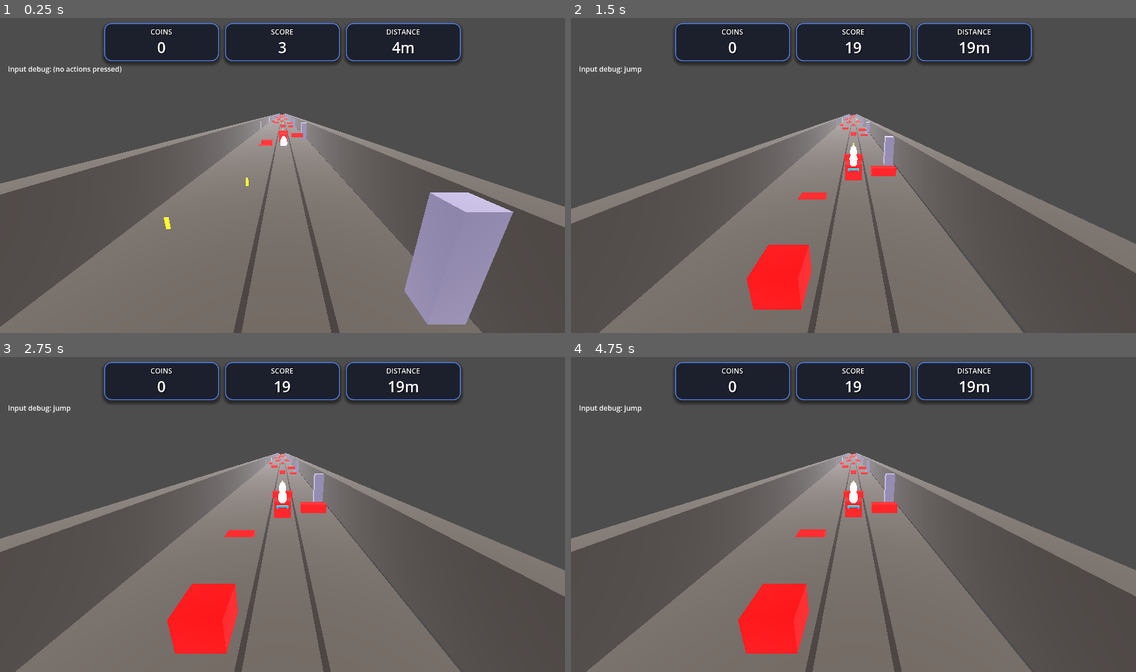
Above: before the commit, frames 1-4 (two rows, left to right).
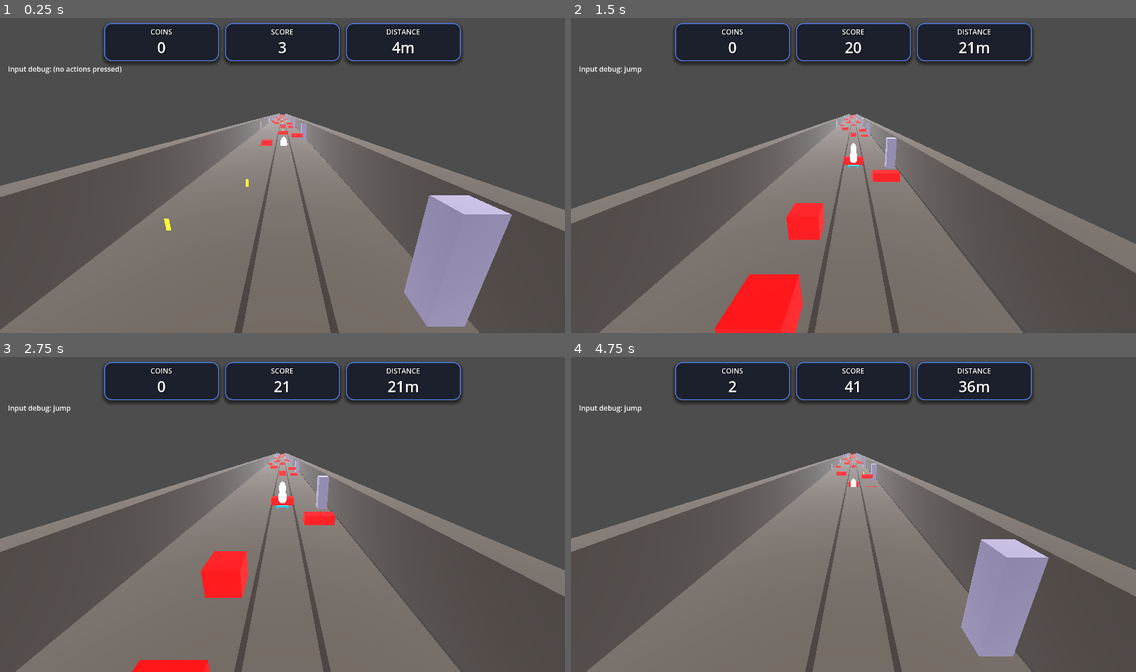
Above: after the commit, the same moments.

Repository: AlexXaya/SkateKnight
Game: Godot game, scene res://scenes/main.tscn
The game is run twice, just before and just after one commit, with the same random seed, the same clock (stepped at 60 frames per second) and the same inputs.
Inputs:
- Up to frame 1 (0.25 s): no input
- Up to frame 2 (1.5 s): hold Up from 0.53 s (still down); tap Shift (boost) at 0.6 s; tap W (jump) at 0.77 s; tap S (slide) at 1.35 s
- Up to frame 3 (2.75 s): keep holding Up; tap W (jump) at 1.52 s; tap Space at 2.1 s
- Up to frame 4 (4.75 s): keep holding Up; tap Enter at 2.75 s; tap Shift (boost) at 2.85 s; tap W (jump) at 3.02, 3.77, 4.52 s; tap Space at 3.5, 4.35 s; tap S (slide) at 3.6 s

The runs differ from the first frame. In frame 1, 1.8% of the frame differs, in the area x 0-100%, y 30-100%; in frame 2, 3.7%; in frame 3, 4.4%; in frame 4, 7.5%, in the area x 4-100%, y 7-100%.

Commit message:
Clean up chunk visuals and player alignment.
Co-authored-by: Cursor <cursoragent@cursor.com>

Diff:
--- a/scenes/main.tscn
+++ b/scenes/main.tscn
@@ -10,7 +10,6 @@
 [ext_resource type="Script" path="res://scripts/input_setup.gd" id="9_inputsetup"]
 [ext_resource type="Script" path="res://scripts/pause_menu.gd" id="10_pausemenu"]
 [ext_resource type="PackedScene" path="res://scenes/player/player.tscn" id="8_3p0h1"]
-[ext_resource type="Material" path="res://materials/obstacle_red.tres" id="10_obred"]
 
 [sub_resource type="ShaderMaterial" id="ShaderMaterial_6c6b8"]
 shader = ExtResource("6_2h3to")
@@ -20,12 +19,6 @@
 shader_parameter/shade_softness = 0.07
 shader_parameter/rim_strength = 0.45
 shader_parameter/rim_power = 3.0
-
-[sub_resource type="BoxShape3D" id="BoxShape3D_cub"]
-size = Vector3(1.25, 1.25, 1.25)
-
-[sub_resource type="BoxMesh" id="BoxMesh_cub"]
-size = Vector3(1.25, 1.25, 1.25)
 
 [sub_resource type="StyleBoxFlat" id="StyleBoxFlat_stats"]
 bg_color = Color(0.1, 0.12, 0.18, 0.85)
@@ -58,20 +51,8 @@
 [node name="InputSetup" type="Node" parent="."]
 script = ExtResource("9_inputsetup")
 
-[node name="Cub" type="StaticBody3D" parent="."]
-transform = Transform3D(1, 0, 0, 0, 1, 0, 0, 0, 1, -1, 1.125, 20)
-collision_layer = 1
-collision_mask = 1
-
-[node name="CollisionShape3D" type="CollisionShape3D" parent="Cub"]
-shape = SubResource("BoxShape3D_cub")
-
-[node name="MeshInstance3D" type="MeshInstance3D" parent="Cub"]
-mesh = SubResource("BoxMesh_cub")
-surface_material_override/0 = ExtResource("10_obred")
-
 [node name="Player" parent="." instance=ExtResource("8_3p0h1")]
-transform = Transform3D(1, 0, 0, 0, 1, 0, 0, 0, 1, 0, 1.1, 0)
+transform = Transform3D(1, 0, 0, 0, 1, 0, 0, 0, 1, 0, 1.55, 0)
 invert_lane_controls = true
 process_mode = 1
 
--- a/scenes/track/chunk_straight.tscn
+++ b/scenes/track/chunk_straight.tscn
@@ -171,7 +171,7 @@
 [node name="Obstacles" type="Node3D" parent="."]
 
 [node name="RubbleLow" type="StaticBody3D" parent="Obstacles"]
-transform = Transform3D(1, 0, 0, 0, 1, 0, 0, 0, 1, 3, 0.65, 10)
+transform = Transform3D(1, 0, 0, 0, 1, 0, 0, 0, 1, 3, 1.02, 10)
 
 [node name="CollisionShape3D" type="CollisionShape3D" parent="Obstacles/RubbleLow"]
 shape = SubResource("BoxShape3D_low_obstacle")
@@ -193,7 +193,7 @@
 surface_material_override/0 = ExtResource("3_obred")
 
 [node name="RubbleLow_Lane2" type="StaticBody3D" parent="Obstacles"]
-transform = Transform3D(1, 0, 0, 0, 1, 0, 0, 0, 1, -1, 0.65, 14)
+transform = Transform3D(1, 0, 0, 0, 1, 0, 0, 0, 1, -1, 1.02, 14)
 
 [node name="CollisionShape3D" type="CollisionShape3D" parent="Obstacles/RubbleLow_Lane2"]
 shape = SubResource("BoxShape3D_low_obstacle")
Not shown: 1 places in scenes/main.tscn that only renumber resources
